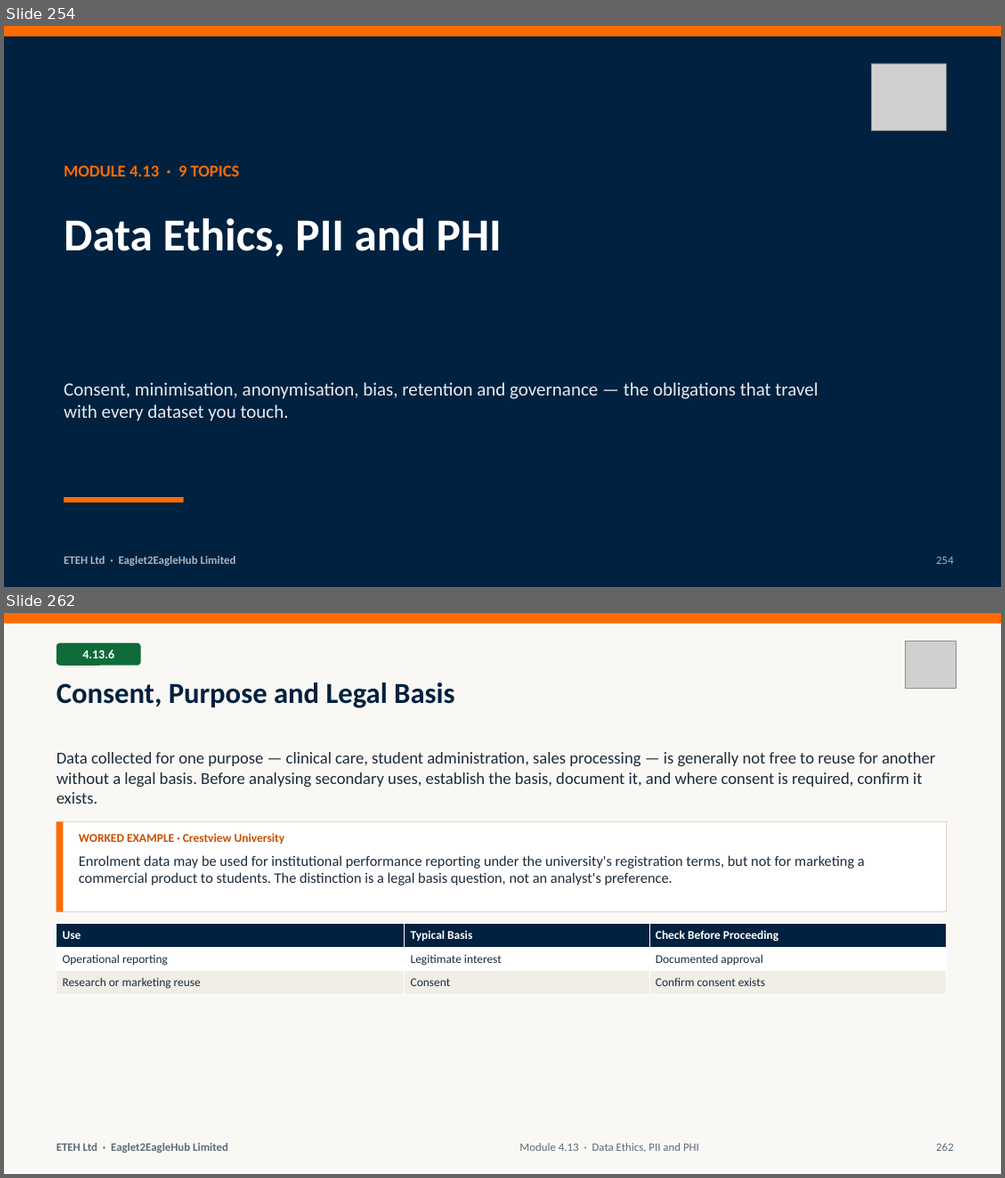
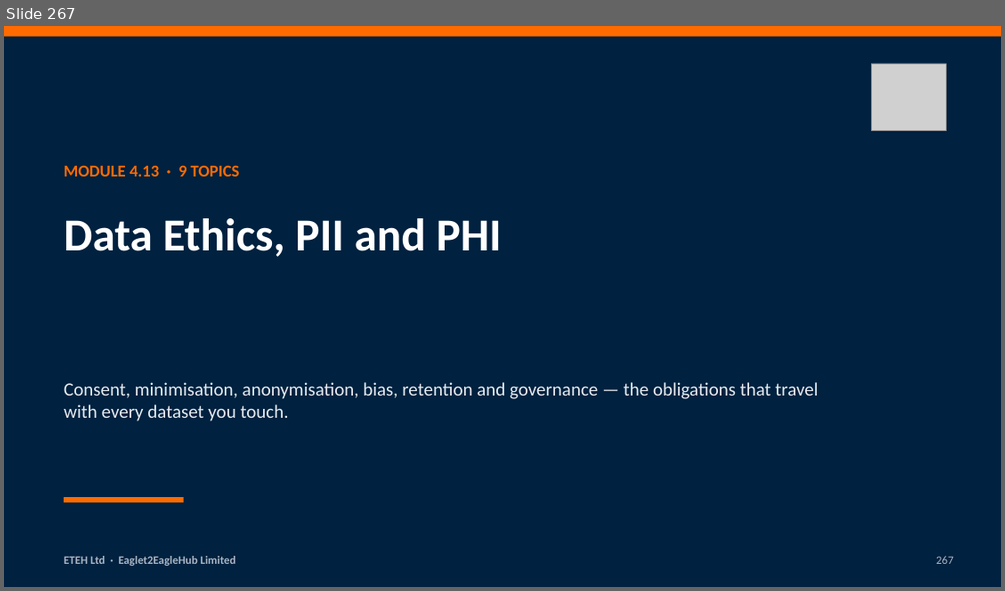
Before and after one commit to MaxiKen/ETEH, a slide deck: ETEH_Bootcamp_Pack/ETEH_Vol4_Week4_Stats_Forecast_AI_Slides.pptx. Shown one above the other, each under a label of ours: slides 254 and 262 before the commit, slide 267 after it; the slides between them are not shown. The pictures are 1005x1178 and 1005x591 pixels, drawn with LibreOffice and Linux fonts; fonts in the diff are those of the drawing; grey boxes stand for pictures. Boxes give left, top, right and bottom in pixels: in the first picture for what was removed or moved away, otherwise in the second. Text is boxed around its words. In the diff, an @@ line names an element or a change of style, - is before the commit and + after.

Commit message:
v2 slides: Modules 4.11-4.14 (Volume 4 complete); Week 4 workbook text fixes; V3 store-count fix

```diff
--- a/ETEH_Bootcamp_Pack/ETEH_Vol4_Week4_Stats_Forecast_AI_Slides.pptx
+++ b/ETEH_Bootcamp_Pack/ETEH_Vol4_Week4_Stats_Forecast_AI_Slides.pptx
@@ slide 262 removed at box(4, 613, 1001, 1174), background #FAF8F4 @@
@@ rectangle removed at box(4, 613, 1001, 624) @@
@@ rounded rectangle removed at box(57, 643, 141, 666) @@
@@ text removed at box(82, 649, 114, 658) @@
-4.13.6
@@ picture removed at box(905, 641, 956, 688) @@
@@ title removed at box(57, 682, 454, 708) @@
-Consent, Purpose and Legal Basis
@@ text removed at box(57, 752, 935, 803) @@
-Data collected for one purpose — clinical care, student administration, sales processing — is generally not free to reuse for another without a legal basis. Before analysing secondary uses, establish the basis, document it, and where consent is required, confirm it exists.
@@ rectangle removed at box(57, 821, 947, 912) @@
@@ rectangle removed at box(57, 821, 63, 912) @@
@@ text removed at box(79, 833, 285, 844) @@
-WORKED EXAMPLE · Crestview University
@@ text removed at box(79, 855, 865, 885) @@
-Enrolment data may be used for institutional performance reporting under the university's registration terms, but not for marketing a commercial product to students. The distinction is a legal basis question, not an analyst's preference.
@@ table removed at box(57, 923, 947, 995), 3 rows, 3 columns @@
-Use | Typical Basis | Check Before Proceeding
-Operational reporting | Legitimate interest | Documented approval
-Research or marketing reuse | Consent | Confirm consent exists
@@ text removed at box(57, 1143, 228, 1152) @@
-ETEH Ltd · Eaglet2EagleHub Limited
@@ text removed at box(519, 1143, 699, 1152) @@
-Module 4.13 · Data Ethics, PII and PHI
@@ text removed at box(936, 1143, 954, 1151) @@
-262
@@ what was slide 254 is now slide 267 @@
@@ slide 267 changed as well @@
@@ text at box(936, 556, 954, 564): text changed @@
-254
+267
```
Also in this commit, not shown: 5 other slides changed, 61 slides added, 41 other slides removed, 9 other files.
